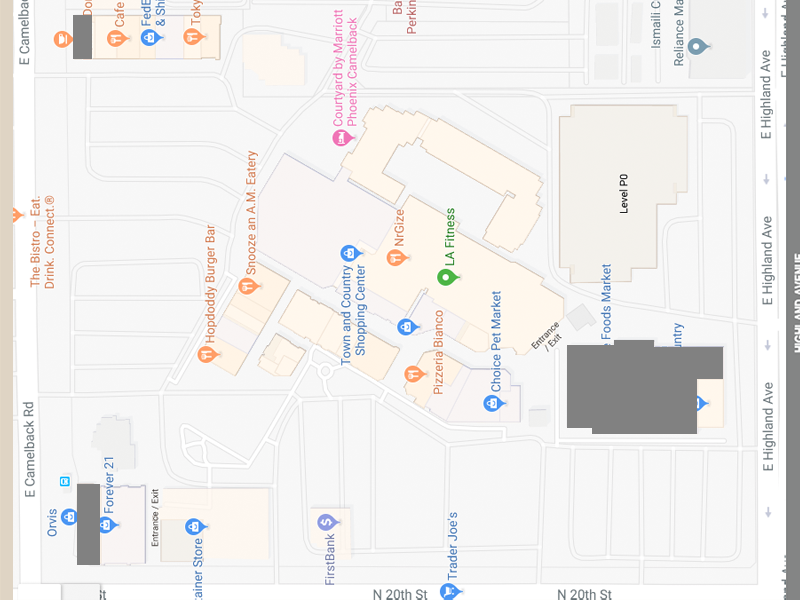
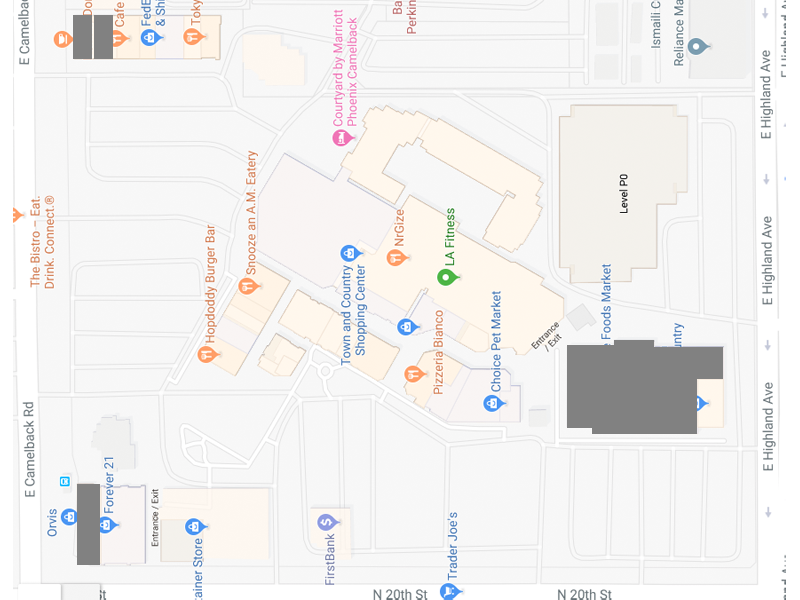
Before/after of a 800 × 600 layered artwork. What changed in the layer stack:
added layer "Rectangle 1 copy" above "Rectangle 1" over left=94, top=15, right=113, bottom=59
hid "map-stores" over left=0, top=0, right=800, bottom=600
